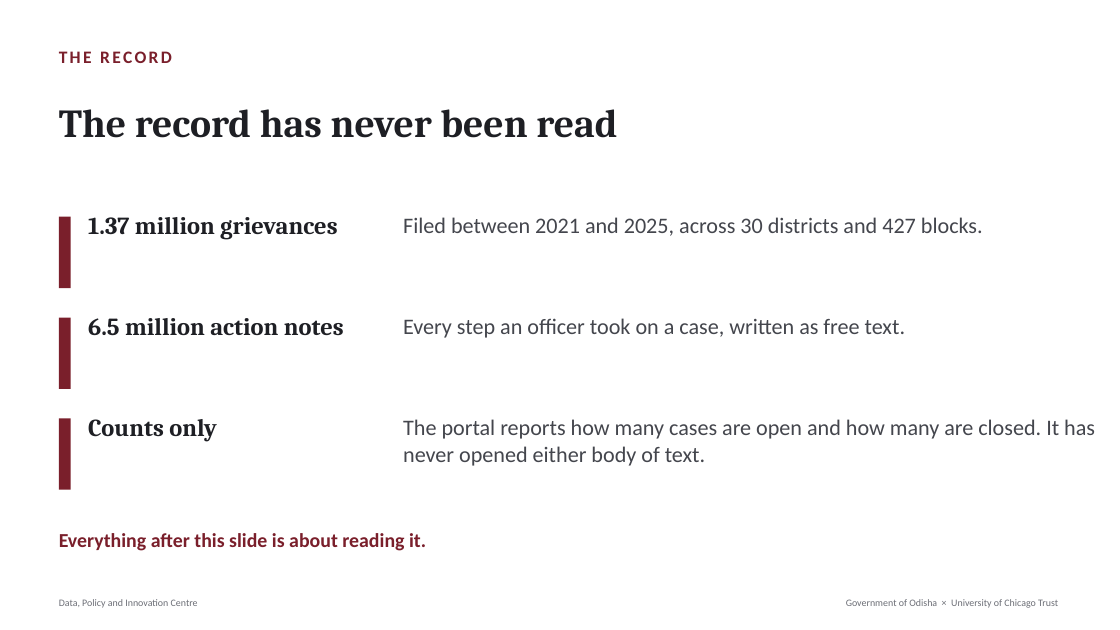
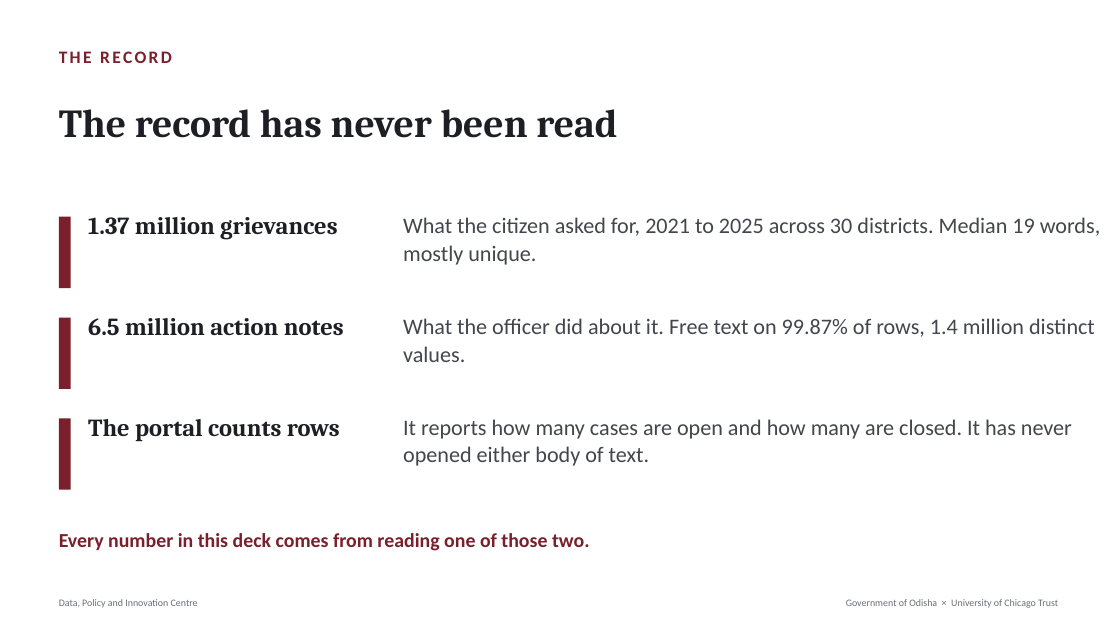
Before and after one commit to Data-Policy-and-Innovation-Centre/janasunani, a slide deck: slide 2 of docs/presentations/2026-08-24-timing-quality/Janasunani_2.0_Timing_and_Quality.pptx. Drawn at 1120x630 pixels with LibreOffice and Linux fonts; fonts in the diff are those of the drawing. Boxes give left, top, right and bottom in pixels: in the first picture for what was removed or moved away, otherwise in the second. Text is boxed around its words. In the diff, an @@ line names an element or a change of style, - is before the commit and + after.

```diff
--- a/docs/presentations/2026-08-24-timing-quality/Janasunani_2.0_Timing_and_Quality.pptx
+++ b/docs/presentations/2026-08-24-timing-quality/Janasunani_2.0_Timing_and_Quality.pptx
@@ text at bbox=[403, 217, 1100, 265]: text changed @@
-Filed between 2021 and 2025, across 30 districts and 427 blocks.
+What the citizen asked for, 2021 to 2025 across 30 districts. Median 19 words, mostly unique.
@@ text at bbox=[403, 318, 1095, 362]: text changed @@
-Every step an officer took on a case, written as free text.
+What the officer did about it. Free text on 99.87% of rows, 1.4 million distinct values.
@@ text at bbox=[88, 419, 340, 441]: text changed @@
-Counts only
+The portal counts rows
@@ text at bbox=[403, 419, 1072, 466]: text changed @@
-The portal reports how many cases are open and how many are closed. It has never opened either body of text.
+It reports how many cases are open and how many are closed. It has never opened either body of text.
@@ text at bbox=[59, 533, 590, 551]: text changed @@
-Everything after this slide is about reading it.
+Every number in this deck comes from reading one of those two.
```
Also in this commit, not shown: 2 other slides changed, 3 other files.
